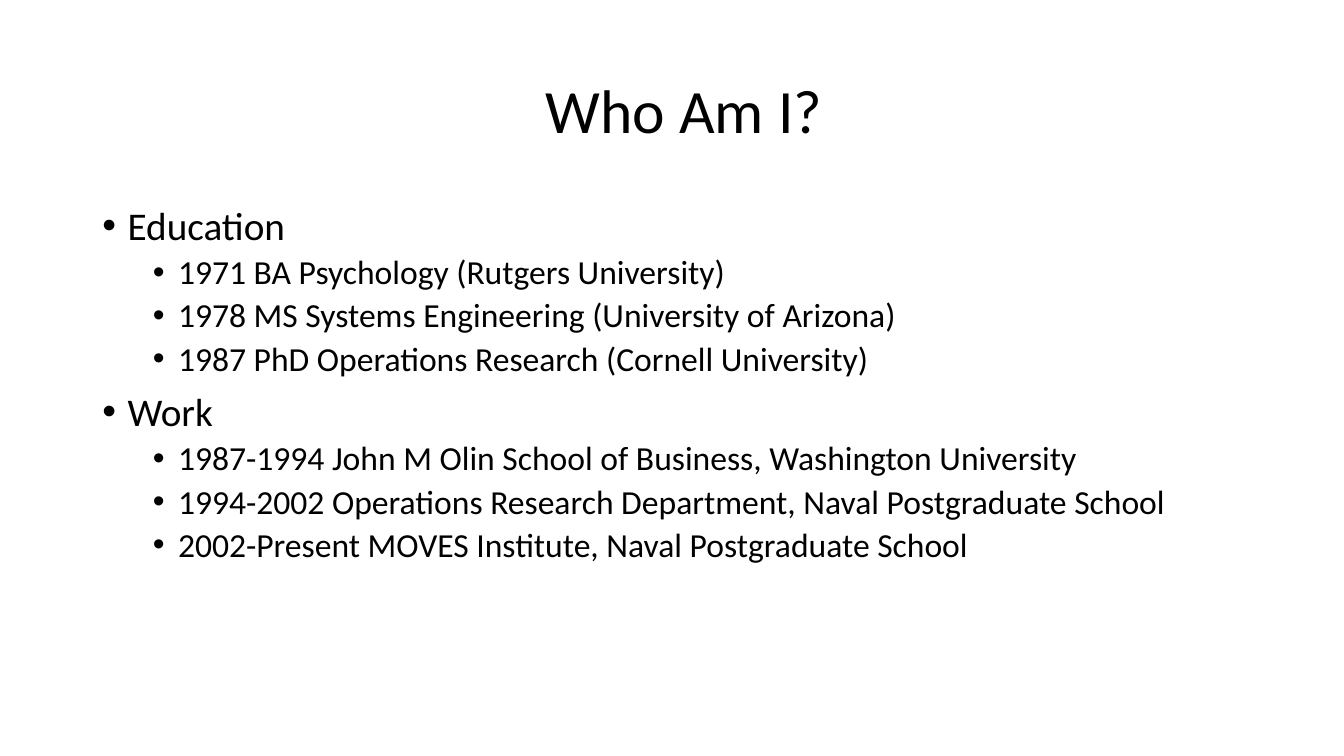
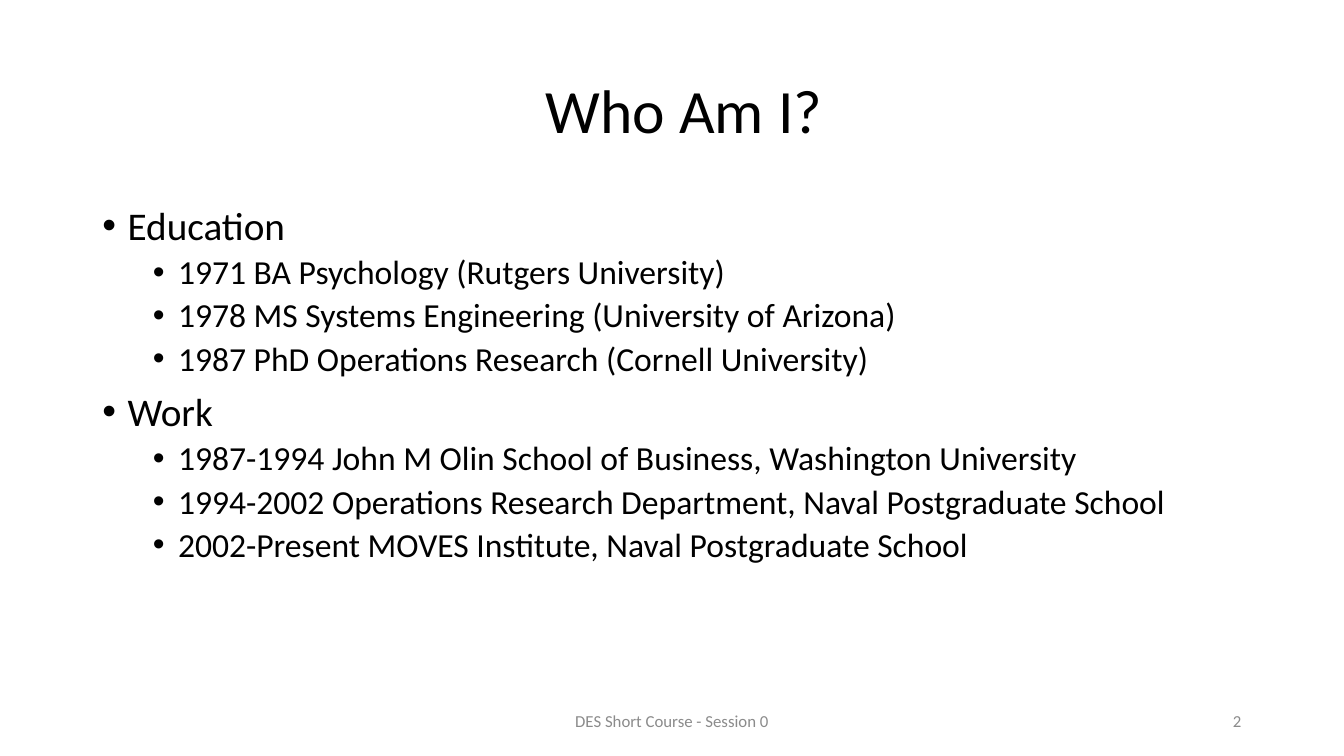
Before and after one commit to ahbuss/DESModeling, a slide deck: slide 2 of Short Course/Slides/Session 0.pptx. Drawn at 1344x756 pixels with LibreOffice and Linux fonts; fonts in the diff are those of the drawing; background and template pictures are left out. Boxes give left, top, right and bottom in pixels: in the first picture for what was removed or moved away, otherwise in the second. Text is boxed around its words. In the diff, an @@ line names an element or a change of style, - is before the commit and + after.

```diff
--- a/Short Course/Slides/Session 0.pptx
+++ b/Short Course/Slides/Session 0.pptx
@@ text added at box(575, 715, 768, 727), 12 pt, text #8C8C8C @@
+DES Short Course - Session 0
@@ page number added at box(1233, 716, 1241, 727), 12 pt, text #8C8C8C @@
+2
```
Also in this commit, not shown: 1 other slide changed, 2 slides added, 10 other files.
